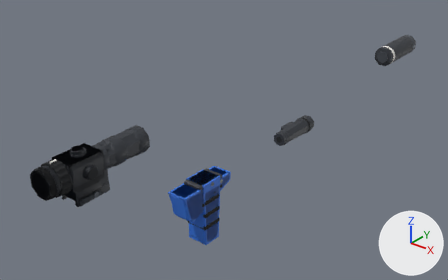
One commit to the glTF model assets/models/replicaParts/sniper.glb: the scene before it, then after it.
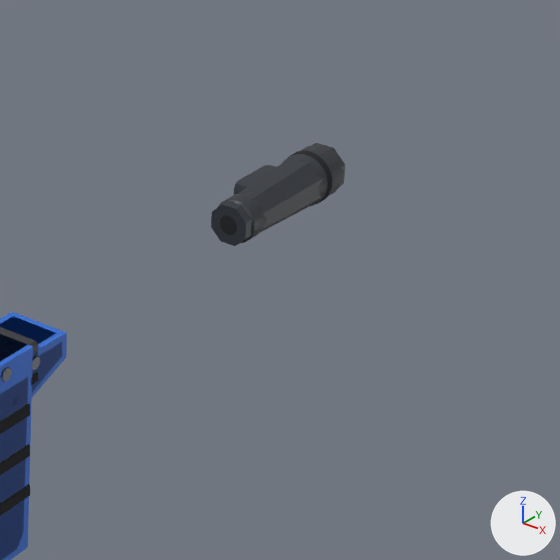
Each version is shown whole from a camera (50 mm lens) standing at (0.49, -0.347, 0.422) and looking at (-0.063, 0.345, -0.007), then close up on the part from 47% to 85% of the width and 26% to 86% of the height. The axes (+X, +Y, +Z) are drawn at lower right. The lights are the same throughout. The first two pictures are the older version. Where no turn or scale is listed for an object, it has been applied to the vertices.

The first close-up shows 'grip_angled', 'grip_angled_Figure', 'grip_vertical', 'grip_vertical_Figure', 'light_weaponTorch', 'light_weaponTorch_Figure'.
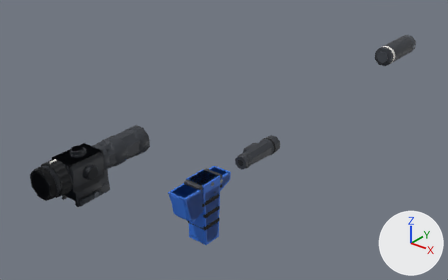
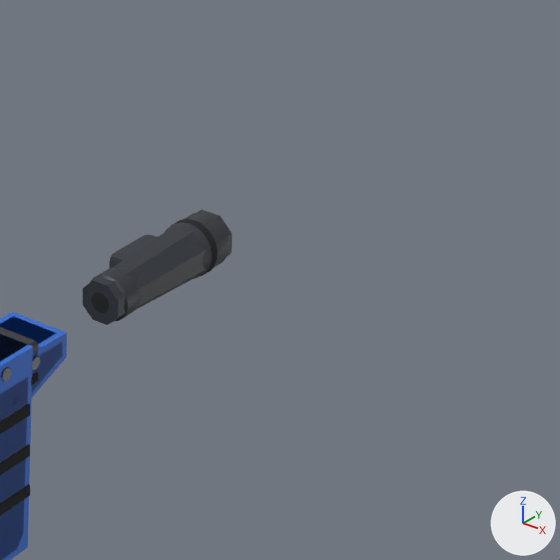
Boxes [x1, y1, x2, y2] around the edits, measured in the close-ups (560 x 560 px):
```json
{"object": "light_weaponTorch_Figure", "change": "moved", "before": [211, 143, 345, 246], "after": [83, 210, 232, 325]}
{"object": "light_weaponTorch", "change": "moved", "before": [217, 144, 345, 243], "after": [90, 212, 232, 321]}
```

Edits to the scene script, one JSON object a line:
```json
{"op": "set", "path": "ob_light_weapontorch.location", "old": "(0.038, 0.37, 0.034)", "new": "(0.038, 0.279, 0.034)"}
{"op": "set", "path": "ob_light_weapontorch_figure.location", "old": "(0.038, 0.37, 0.034)", "new": "(0.038, 0.279, 0.034)"}
```
